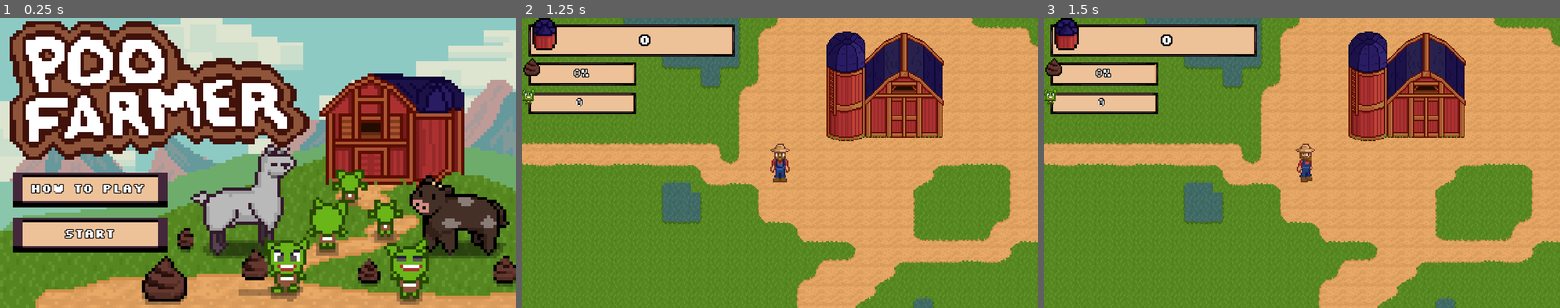
Above: before the commit, frames 1-3 (left to right).
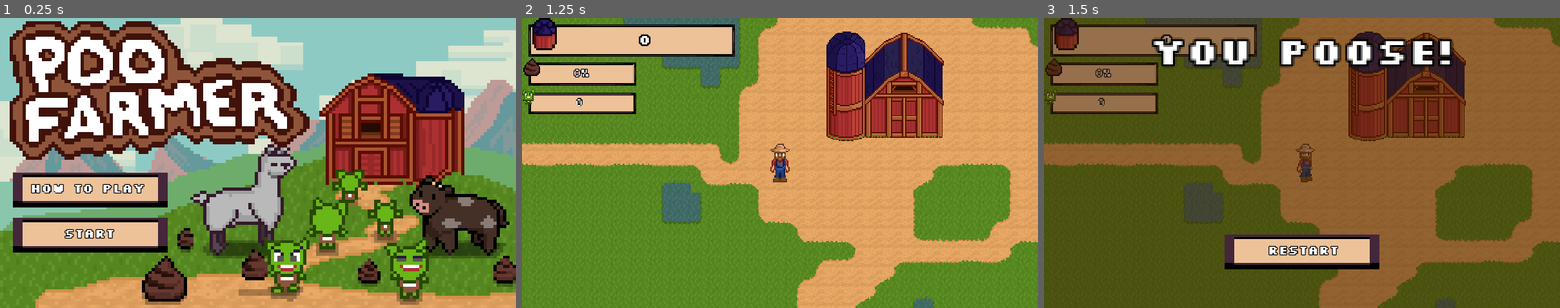
Above: after the commit, the same moments.

Repository: astro-panda/poo-farmer
Game: Godot game, scene res://Scenes/Main.tscn
Same seed, same stepped clock (60 frames per second), same inputs: the game is played once before the commit and once after it.
Inputs (mouse positions are in pixels of both pictures, inside the frame that each line leads up to):
- Up to frame 1 (0.25 s): no input
- Up to frame 2 (1.25 s): click "Start" at 0.5 s
- Up to frame 3 (1.5 s): tap Enter at 1.25 s; move the mouse to (1415, 148) at 1.27 s; hold Right (move_right) from 1.28 s (still down); hold X (game_over) from 1.28 s (still down); click (1415, 148) at 1.42 s

Frames 1-2 are identical in both runs. In frame 3, 98% of the frame differs, in the area x 0-100%, y 0-100%.
Error before the commit: Invalid get index '0' (on base: 'Array'). (res://Scripts/Player.gd:24)

Commit message:
fixed merge conflicts and small things

Diff:
--- a/poofarmer/Scenes/Main.tscn
+++ b/poofarmer/Scenes/Main.tscn
@@ -16,7 +16,6 @@
 [ext_resource path="res://Scripts/GnomePath.gd" type="Script" id=17]
 [ext_resource path="res://Scripts/PooPelletsManager.gd" type="Script" id=18]
 [ext_resource path="res://Scenes/UI/StartScreen.tscn" type="PackedScene" id=19]
-[ext_resource path="res://Scenes/PooPellets.tscn" type="PackedScene" id=20]
 
 [sub_resource type="RectangleShape2D" id=1]
 extents = Vector2( 1536, 1536 )
@@ -186,7 +185,6 @@
 
 [node name="Gnome" parent="GnomePath/PathFollow2D" instance=ExtResource( 4 )]
 position = Vector2( 0.00170898, -24.0009 )
-poo_pellets = ExtResource( 19 )
 
 [node name="HUD" parent="." instance=ExtResource( 3 )]
 margin_top = -365.0
@@ -209,12 +207,9 @@
 
 [node name="StartScreen" parent="." instance=ExtResource( 19 )]
 
-[connection signal="store_opened" from="GnomePath/PathFollow2D/Gnome" to="MusicAutomaton" method="_on_Gnome_store_opened"]
 [connection signal="store_opened" from="GnomePath/PathFollow2D/Gnome" to="Store" method="_on_Gnome_store_opened"]
-[connection signal="store_opened" from="GnomePath/PathFollow2D/Gnome" to="Player/ModalWindow" method="_on_Gnome_store_opened"]
 [connection signal="close_store" from="Store" to="MusicAutomaton" method="_on_Store_close_store"]
 [connection signal="open_store" from="Store" to="MusicAutomaton" method="_on_Store_open_store"]
-[connection signal="close_store" from="Store" to="Player/ModalWindow" method="_on_Store_close_store"]
 [connection signal="firePoo" from="Player" to="PooPelletsManager" method="_on_Player_firePoo"]
 [connection signal="update_global_poo_label" from="Player" to="HUD" method="_on_Player_update_global_poo_label"]
 [connection signal="game_quit" from="Player/ModalWindow" to="." method="quit"]
--- a/poofarmer/Scripts/Goblin.gd
+++ b/poofarmer/Scripts/Goblin.gd
@@ -11,7 +11,7 @@
 var playerNearby = false
 var playerHasPoo = false
 var currentPooTargets = []
-var health = 5
+var health = 4
 var stealAmount = 3
 
 
--- a/poofarmer/Scripts/Player.gd
+++ b/poofarmer/Scripts/Player.gd
@@ -21,10 +21,8 @@
 
 onready var hud = get_tree().get_nodes_in_group("hud")[0]
 onready var silo = get_tree().get_nodes_in_group("silo")[0]
-onready var enemy_spawner = get_tree().get_nodes_in_group("spawner_enemy")[0]
 onready var modal_window = $ModalWindow
 onready var game_on_timer = $GameOnTimer
-onready var end_of_gun = $EndOfGun
 onready var audio_ctrl = $MobAudioController
 onready var speech = $PlayerSprite/SpeechBubble
 onready var arrow_handle = $PlayerSprite/SpeechBubble/ArrowHandle
@@ -161,6 +159,7 @@
 	speech.visible = false
 
 func game_over():
+	var enemy_spawner = get_tree().get_nodes_in_group("spawner_enemy")[0]
 	get_tree().paused = true
 	print("You Poose!")
 	print("Waves survived: " + str(enemy_spawner.wave_count) + ", nice!")
Not shown: 1 places in poofarmer/Scenes/Main.tscn that only renumber resources
